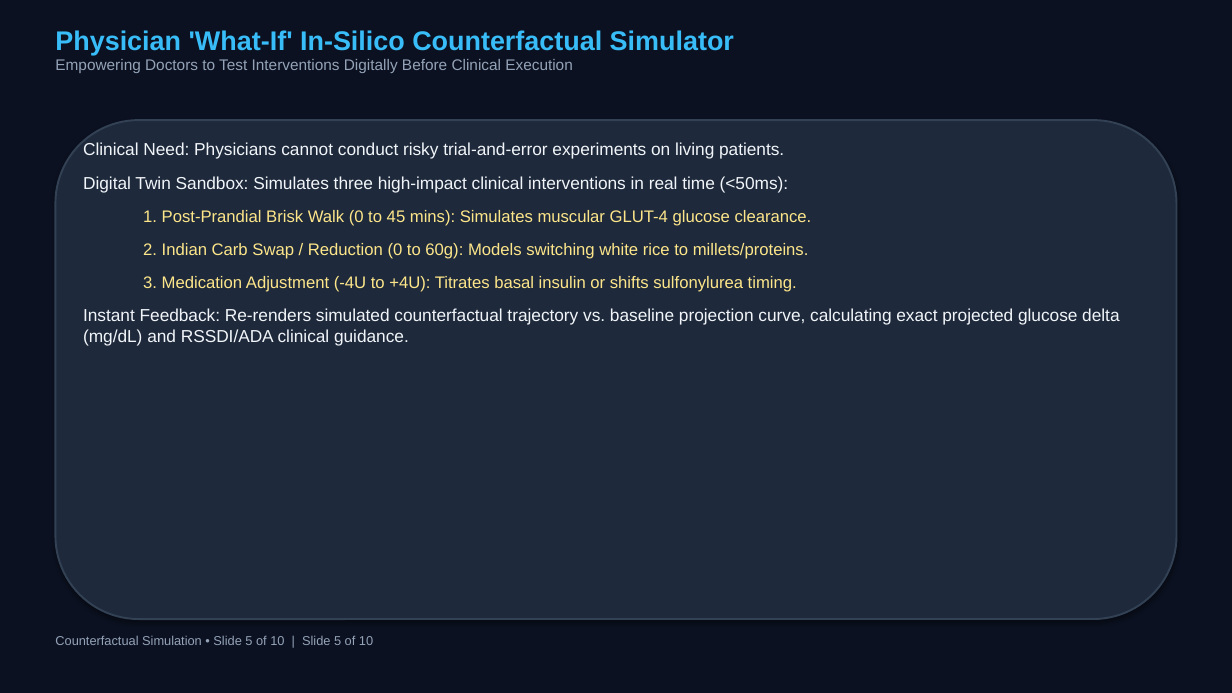
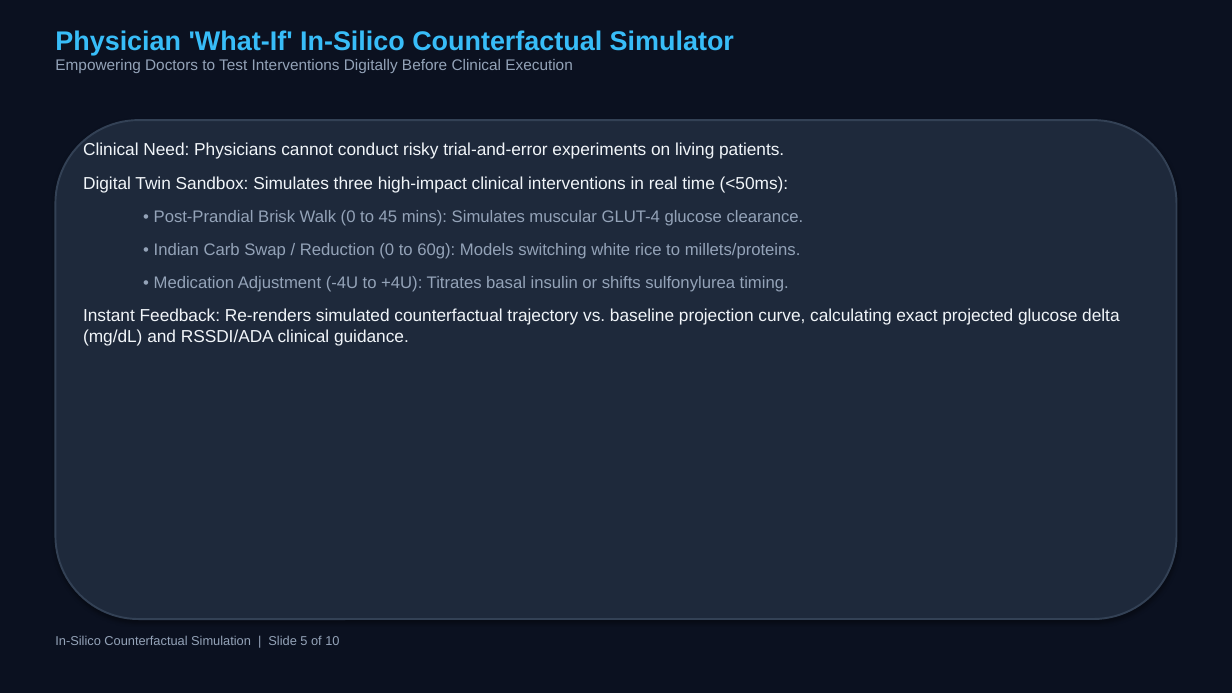
Before and after one commit to riyasojitra27-ux/GlycoTwin-AI, a slide deck: slide 5 of presentation/GLYCOTWIN_PRESENTATION.pptx. Drawn at 1232x693 pixels with LibreOffice and Linux fonts; fonts in the diff are those of the drawing. Boxes give left, top, right and bottom in pixels: in the first picture for what was removed or moved away, otherwise in the second. Text is boxed around its words. In the diff, an @@ line names an element or a change of style, - is before the commit and + after.

```diff
--- a/presentation/GLYCOTWIN_PRESENTATION.pptx
+++ b/presentation/GLYCOTWIN_PRESENTATION.pptx
@@ text at (154, 210, 804, 292): text changed; text colour #FDE68A to #94A3B8 @@
-  1. Post-Prandial Brisk Walk (0 to 45 mins): Simulates muscular GLUT-4 glucose clearance.
-  2. Indian Carb Swap / Reduction (0 to 60g): Models switching white rice to millets/proteins.
-  3. Medication Adjustment (-4U to +4U): Titrates basal insulin or shifts sulfonylurea timing.
+  • Post-Prandial Brisk Walk (0 to 45 mins): Simulates muscular GLUT-4 glucose clearance.
+  • Indian Carb Swap / Reduction (0 to 60g): Models switching white rice to millets/proteins.
+  • Medication Adjustment (-4U to +4U): Titrates basal insulin or shifts sulfonylurea timing.
@@ text at (55, 635, 339, 645): text changed @@
-Counterfactual Simulation • Slide 5 of 10 | Slide 5 of 10
+In-Silico Counterfactual Simulation | Slide 5 of 10
```
Also in this commit, not shown: 8 other slides changed, 3 other files.
